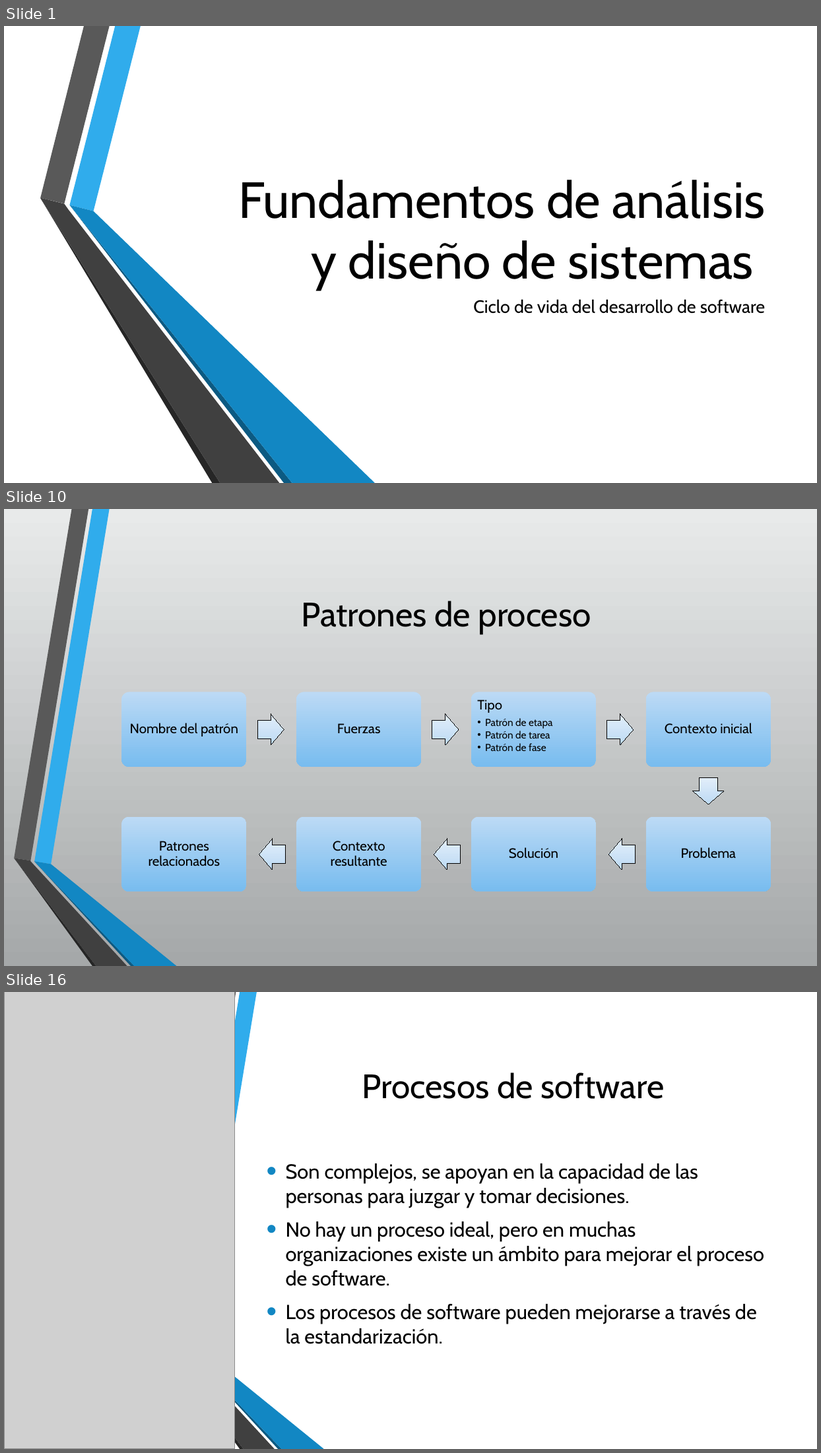
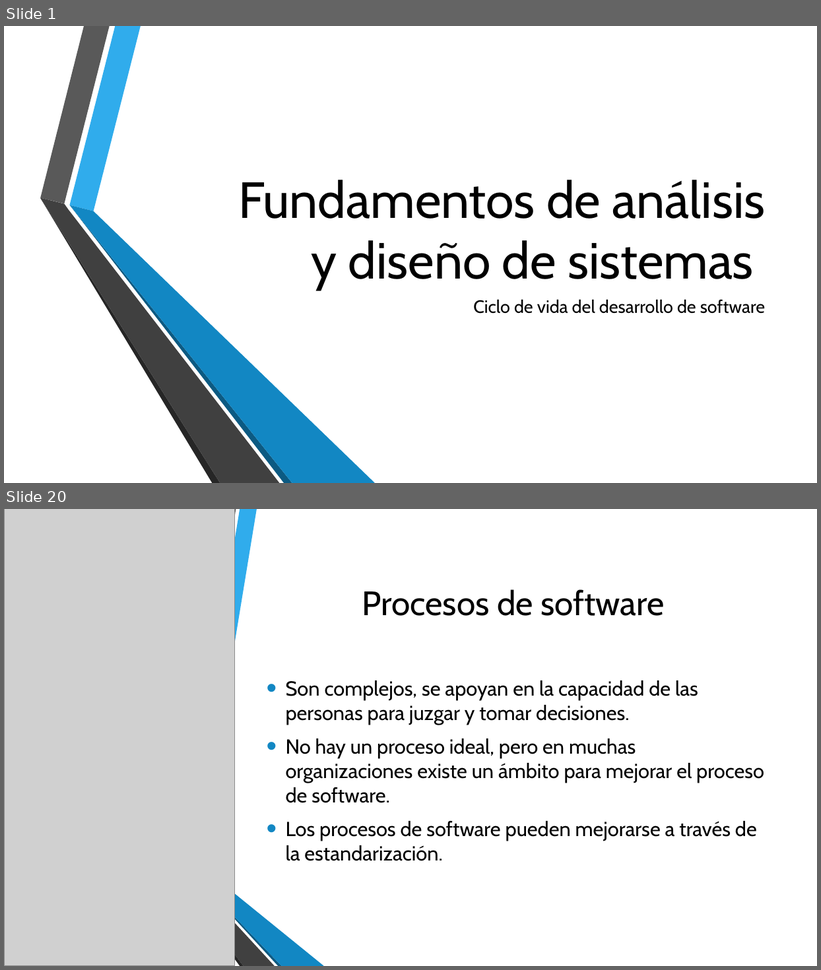
Before and after one commit to AryShared/SystemAnalysis, a slide deck: 1-2 Ciclo de vida del desarrollo de software.pptx. Shown one above the other, each under a label of ours: slides 1, 10 and 16 before the commit, slides 1 and 20 after it; the slides between them are not shown. The pictures are 821x1453 and 821x970 pixels, drawn with LibreOffice and Linux fonts; fonts in the diff are those of the drawing; grey boxes stand for pictures; background and template pictures are left out. Boxes give left, top, right and bottom in pixels: in the first picture for what was removed or moved away, otherwise in the second. Text is boxed around its words. In the diff, an @@ line names an element or a change of style, - is before the commit and + after.

Commit message:
Actualización presentación 1-2
Reestructuración de los temas y se agregaron notas, se elimina la sección sobre evaluación de procesos.

```diff
--- a/1-2 Ciclo de vida del desarrollo de software.pptx
+++ b/1-2 Ciclo de vida del desarrollo de software.pptx
@@ slide 10 removed at [4, 509, 817, 966], background gradient #E9EAEB to #A5A8A9; not listed: 6 template elements that a slide beside it also shows @@
@@ title removed at [302, 601, 591, 634] @@
-Patrones de proceso
@@ group removed at [121, 692, 772, 892]: 8 rounded rectangles, 8 texts, 7 right arrows @@
-Nombre del patrón
-Fuerzas
-Tipo
-  • Patrón de etapa
-  • Patrón de tarea
-  • Patrón de fase
-Contexto inicial
-Problema
-Solución
-Contexto resultante
-Patrones relacionados
@@ what was slide 16 is now slide 20 @@
```
Also in this commit, not shown: 7 slides changed, 3 slides added, 8 other slides removed, 1 other file.
